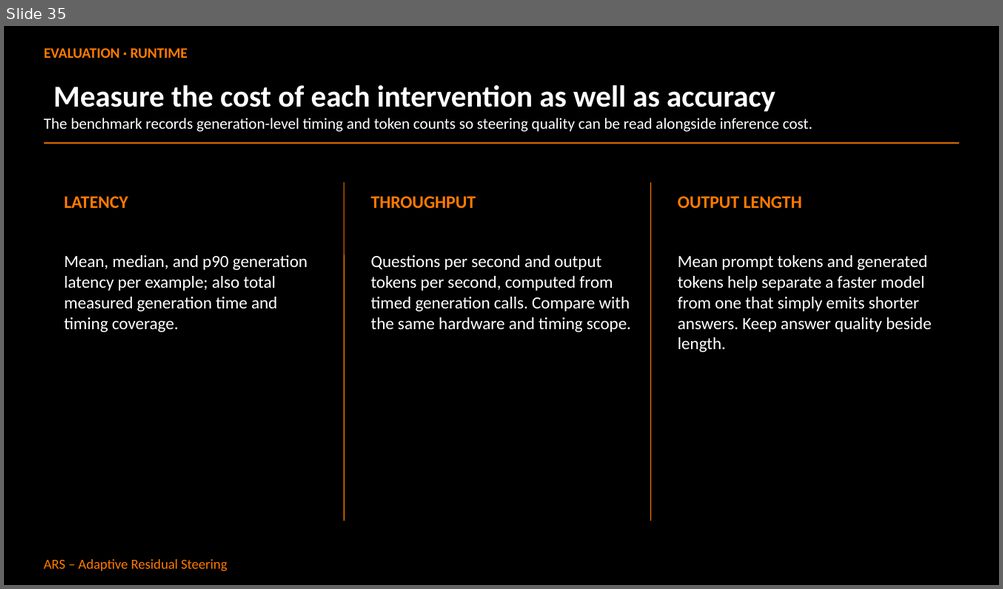
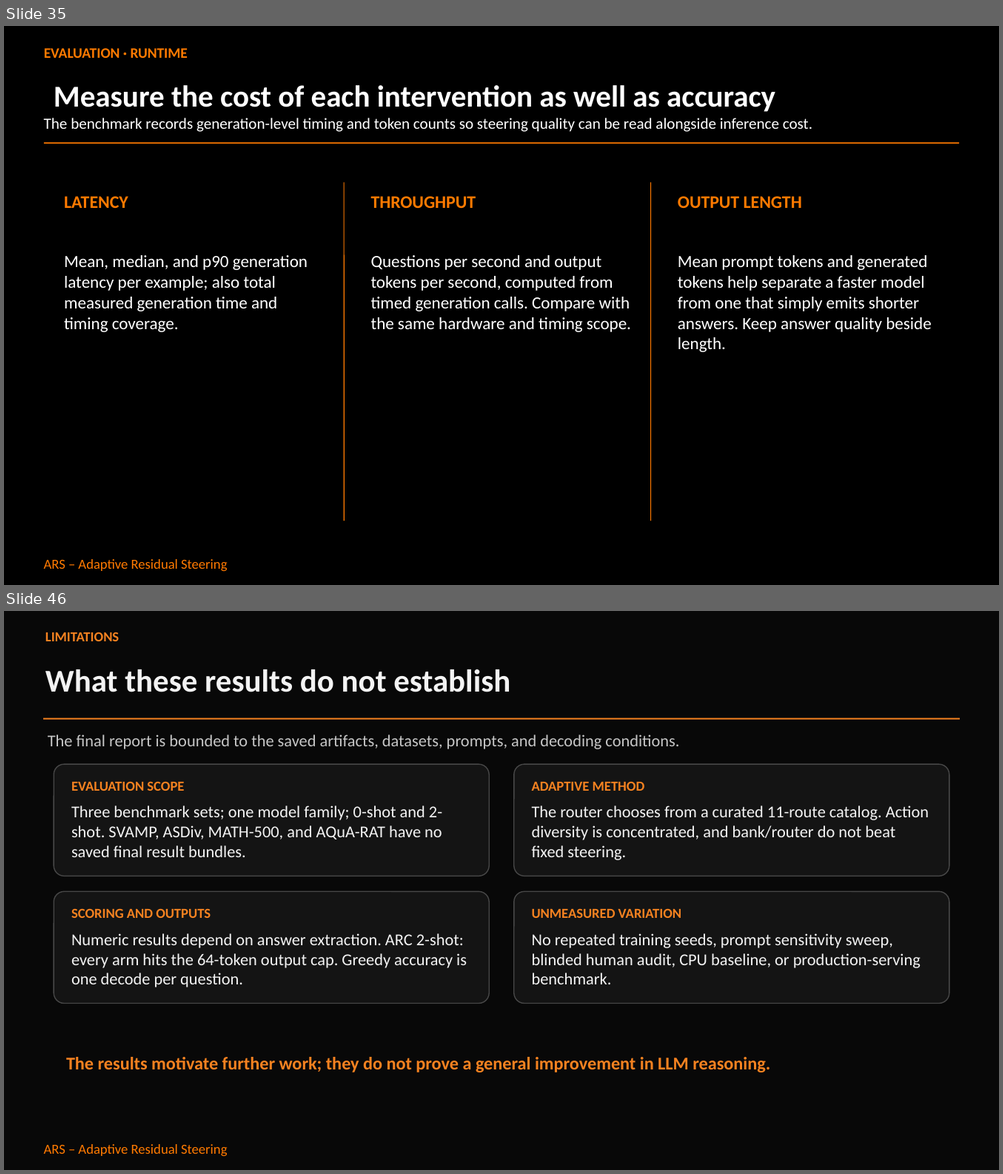
Before and after one commit to Abdullah182155/adaptive-residual-steering, a slide deck: ARS_Research_Presentation.pptx. Shown one above the other, each under a label of ours: slide 35 before the commit, slides 35 and 46 after it; the slides between them are not shown. The pictures are 1003x589 and 1003x1174 pixels, drawn with LibreOffice and Linux fonts; fonts in the diff are those of the drawing. Boxes give left, top, right and bottom in pixels: in the first picture for what was removed or moved away, otherwise in the second. Text is boxed around its words. In the diff, an @@ line names an element or a change of style, - is before the commit and + after.

Commit message:
docs: finalize research handoff and presentation
Record the completed benchmark evidence, release provenance, limitations, and references alongside the reviewed research deck.

```diff
--- a/ARS_Research_Presentation.pptx
+++ b/ARS_Research_Presentation.pptx
@@ slide 46 added at (4,611,999,1170), background #080808; not listed: 1 template element that a slide beside it also shows @@
@@ text added at (45,632,119,641), 10 pt, text #F58220, bold @@
+LIMITATIONS
@@ text added at (45,669,510,692), 23 pt, text #F3F3F3, bold @@
+What these results do not establish
@@ line added from (44, 718) to (959, 718), #F58220 1.13 pt @@
@@ text added at (48,735,679,749), 12 pt, text #C6C6C6 @@
+The final report is bounded to the saved artifacts, datasets, prompts, and decoding conditions.
@@ rounded rectangle added at (54,764,489,876), fill #141414, outline #474747 0.75 pt @@
@@ rounded rectangle added at (513,764,949,876), fill #141414, outline #474747 0.75 pt @@
@@ text added at (71,781,184,791), 10 pt, text #F58220, bold @@
+EVALUATION SCOPE
@@ text added at (532,781,645,791), 10 pt, text #F58220, bold @@
+ADAPTIVE METHOD
@@ text added at (71,806,442,857), 12 pt, text #F3F3F3 @@
+Three benchmark sets; one model family; 0-shot and 2-shot. SVAMP, ASDiv, MATH-500, and AQuA-RAT have no saved final result bundles.
@@ text added at (532,806,928,860), 12 pt, text #F3F3F3 @@
+The router chooses from a curated 11-route catalog. Action diversity is concentrated, and bank/router do not beat fixed steering.
@@ rounded rectangle added at (54,891,489,1003), fill #141414, outline #474747 0.75 pt @@
@@ rounded rectangle added at (513,891,949,1003), fill #141414, outline #474747 0.75 pt @@
@@ text added at (71,908,210,918), 10 pt, text #F58220, bold @@
+SCORING AND OUTPUTS
@@ text added at (532,908,682,918), 10 pt, text #F58220, bold @@
+UNMEASURED VARIATION
@@ text added at (71,934,466,988), 12 pt, text #F3F3F3 @@
+Numeric results depend on answer extraction. ARC 2-shot: every arm hits the 64-token output cap. Greedy accuracy is one decode per question.
@@ text added at (532,934,920,985), 12 pt, text #F3F3F3 @@
+No repeated training seeds, prompt sensitivity sweep, blinded human audit, CPU baseline, or production-serving benchmark.
@@ text added at (66,1057,770,1073), 13 pt, text #F58220, bold @@
+The results motivate further work; they do not prove a general improvement in LLM reasoning.
```
Also in this commit, not shown: 8 slides changed, 14 other slides added, 9 slides removed, 12 other files.
